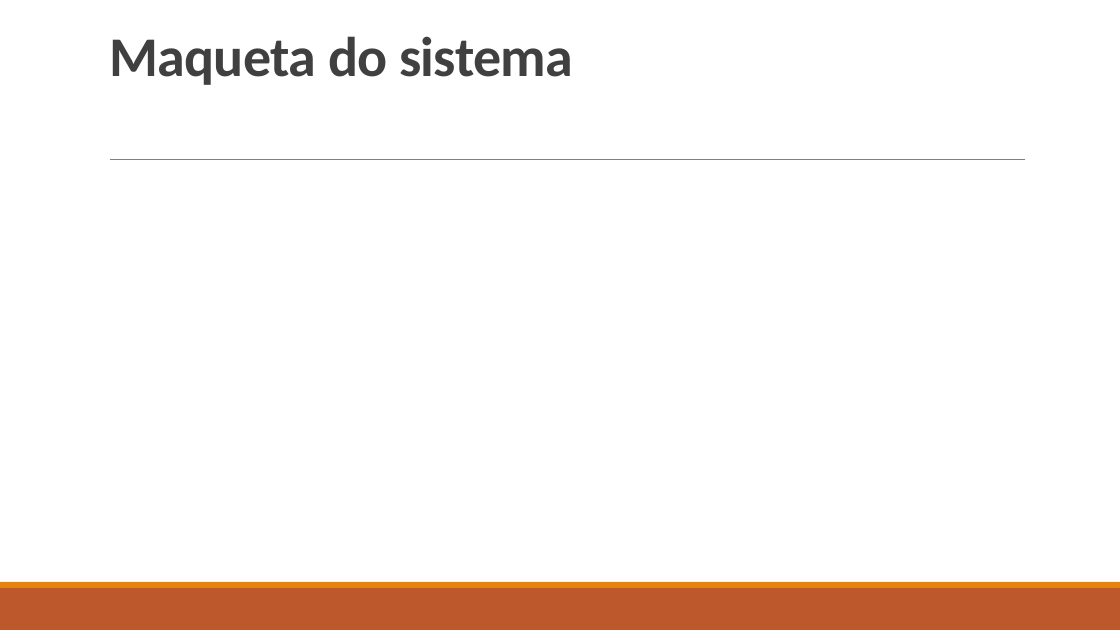
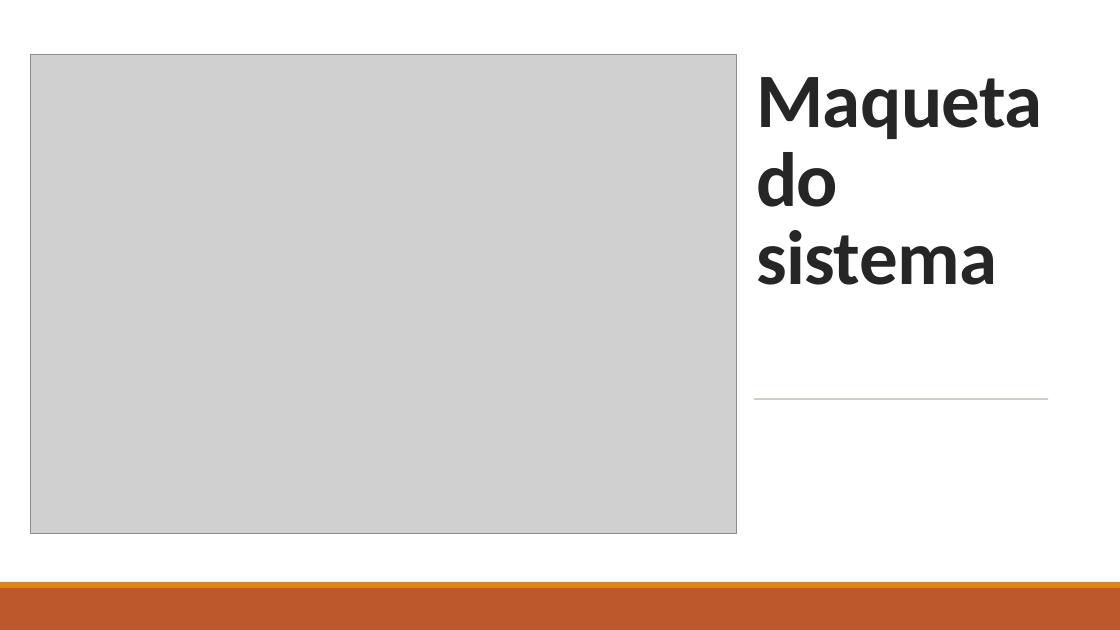
Before and after one commit to natawild/LI4-16-17, a slide deck: slide 10 of Etapa1/Apresentação1fase.pptx (slide 8 before the commit). Drawn at 1120x630 pixels with LibreOffice and Linux fonts; fonts in the diff are those of the drawing; grey boxes stand for pictures. Boxes give left, top, right and bottom in pixels: in the first picture for what was removed or moved away, otherwise in the second. Text is boxed around its words. In the diff, an @@ line names an element or a change of style, - is before the commit and + after.

```diff
--- a/Etapa1/Apresentação1fase.pptx
+++ b/Etapa1/Apresentação1fase.pptx
@@ rectangle added at bbox=[0, 0, 1120, 630], fill #FFFFFF @@
@@ rectangle added at bbox=[0, 0, 1120, 582], fill #FFFFFF @@
@@ picture added at bbox=[30, 55, 737, 534] @@
@@ title "Maqueta do sistema": place and size @@
-title "Maqueta do sistema" at bbox=[109, 36, 573, 85]
+title "Maqueta do sistema" at bbox=[756, 77, 1042, 285]
@@ title "Maqueta do sistema" at bbox=[756, 77, 1042, 285]: size 48 to 66 pt, text colour #404040 to #262626 @@
@@ line removed from (110, 160) to (1026, 160) @@
@@ line added from (755, 399) to (1049, 399), #637052 0.5 pt @@
```
Also in this commit, not shown: 7 other slides changed, 3 slides added, 1 slide removed.
